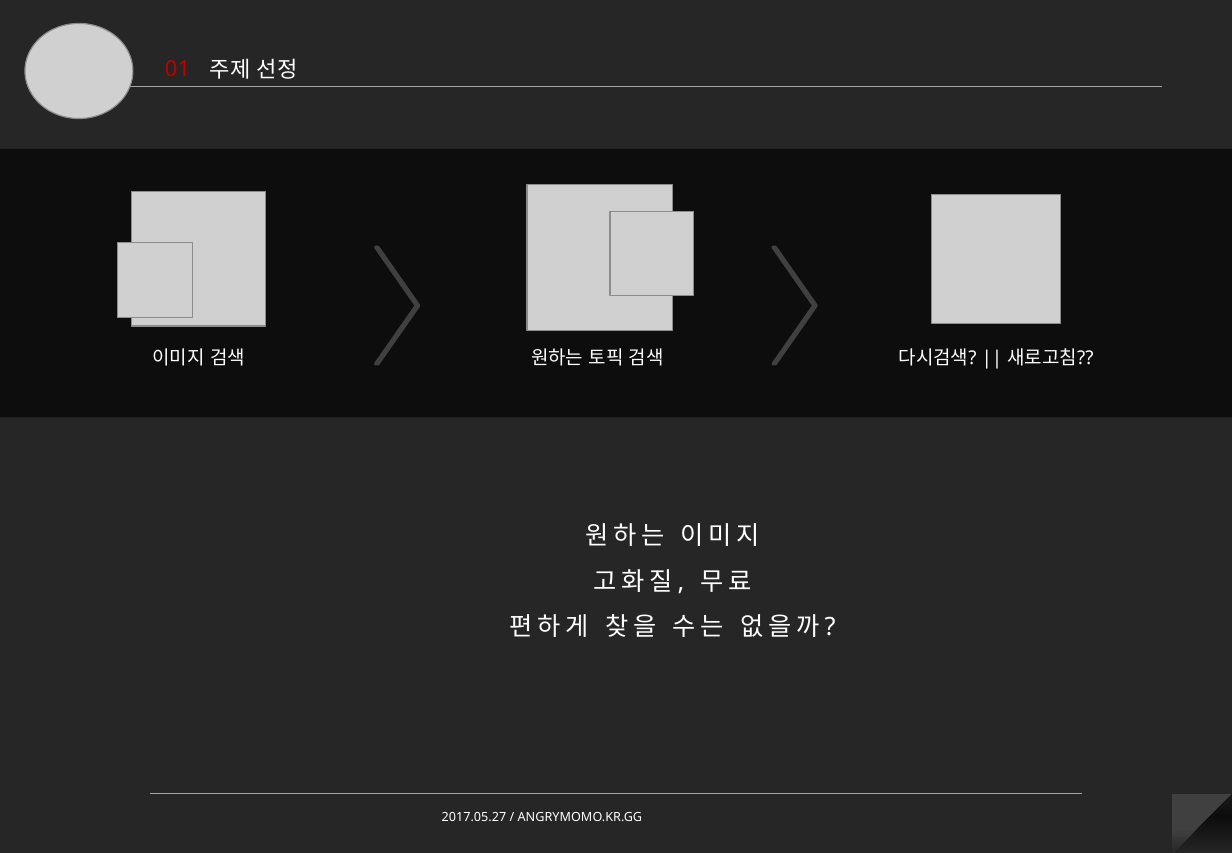
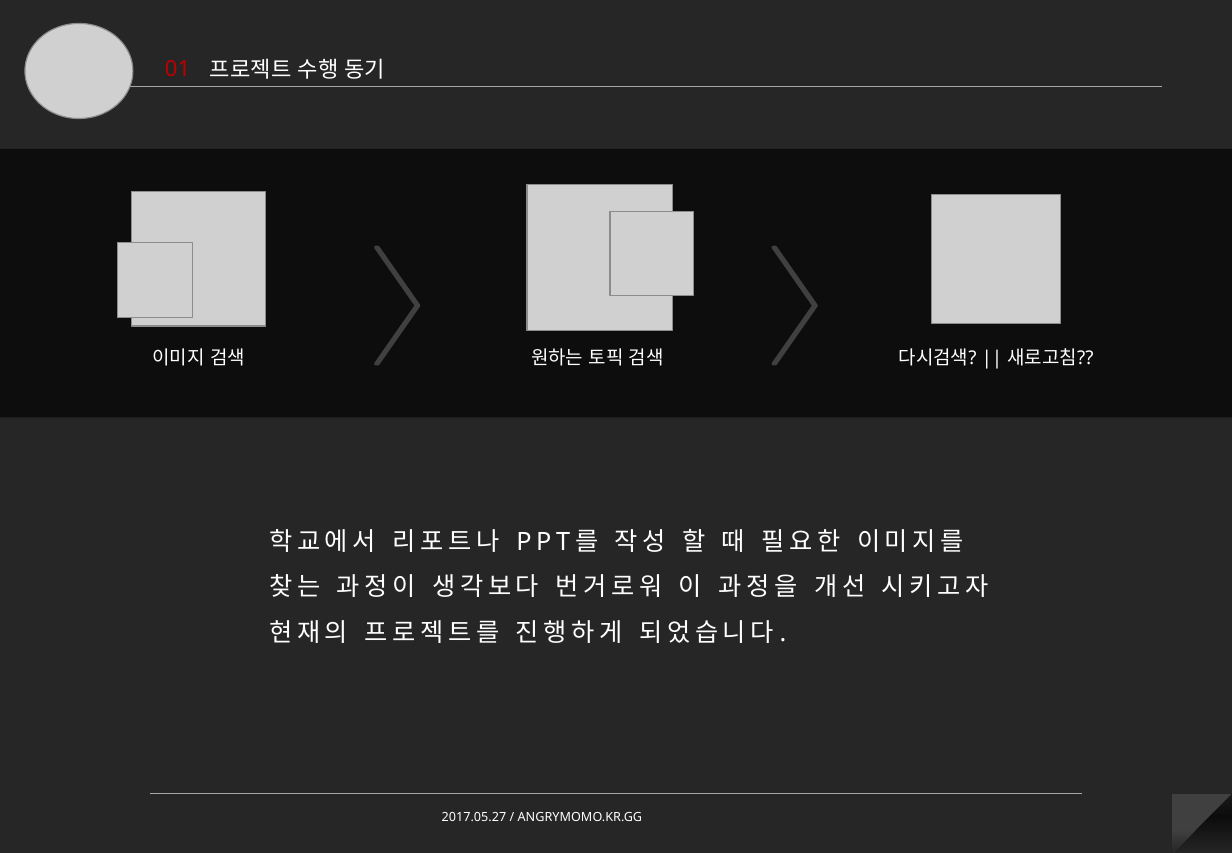
Before and after one commit to devGW/imageSearch, a slide deck: slide 3 of PPT/네트워크프로그래밍경진대회.pptx. Drawn at 1232x853 pixels with LibreOffice and Linux fonts; fonts in the diff are those of the drawing; grey boxes stand for pictures. Boxes give left, top, right and bottom in pixels: in the first picture for what was removed or moved away, otherwise in the second. Text is boxed around its words. In the diff, an @@ line names an element or a change of style, - is before the commit and + after.

```diff
--- a/PPT/네트워크프로그래밍경진대회.pptx
+++ b/PPT/네트워크프로그래밍경진대회.pptx
@@ text at (210,58,386,79): text changed @@
-주제 선정
+프로젝트 수행 동기
@@ text at (269,529,989,643): text changed @@
-원하는 이미지
-고화질, 무료
-편하게 찾을 수는 없을까?
+학교에서 리포트나 PPT를 작성 할 때 필요한 이미지를 찾는 과정이 생각보다 번거로워 이 과정을 개선 시키고자 현재의 프로젝트를 진행하게 되었습니다.
```
Also in this commit, not shown: 5 other slides changed, 8 slides added, 4 slides removed.
